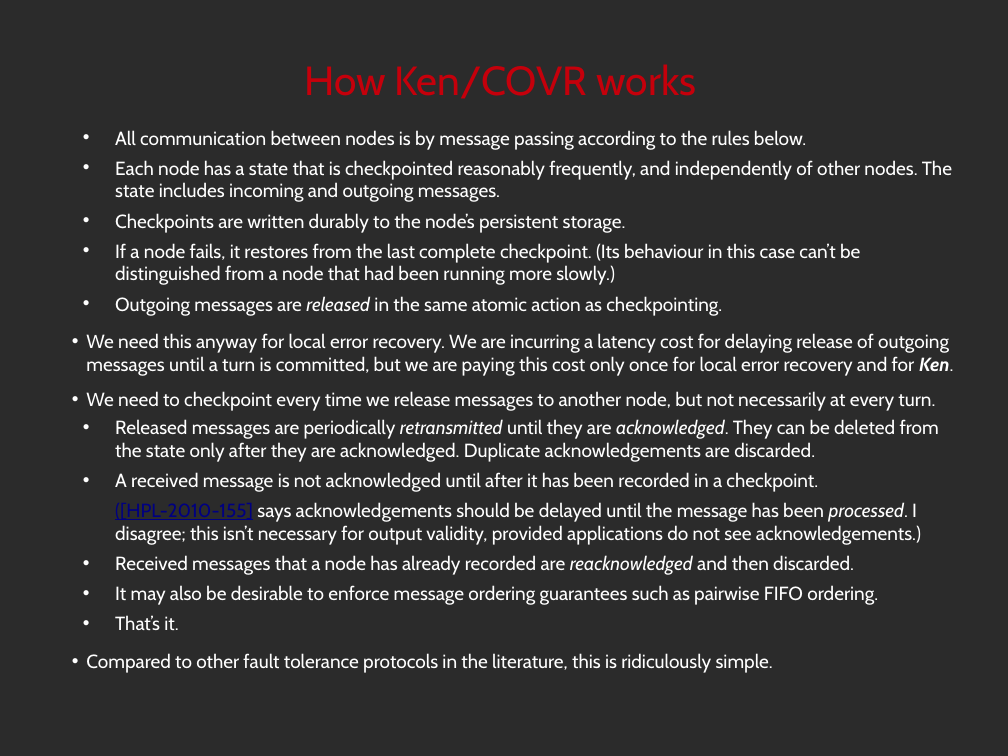
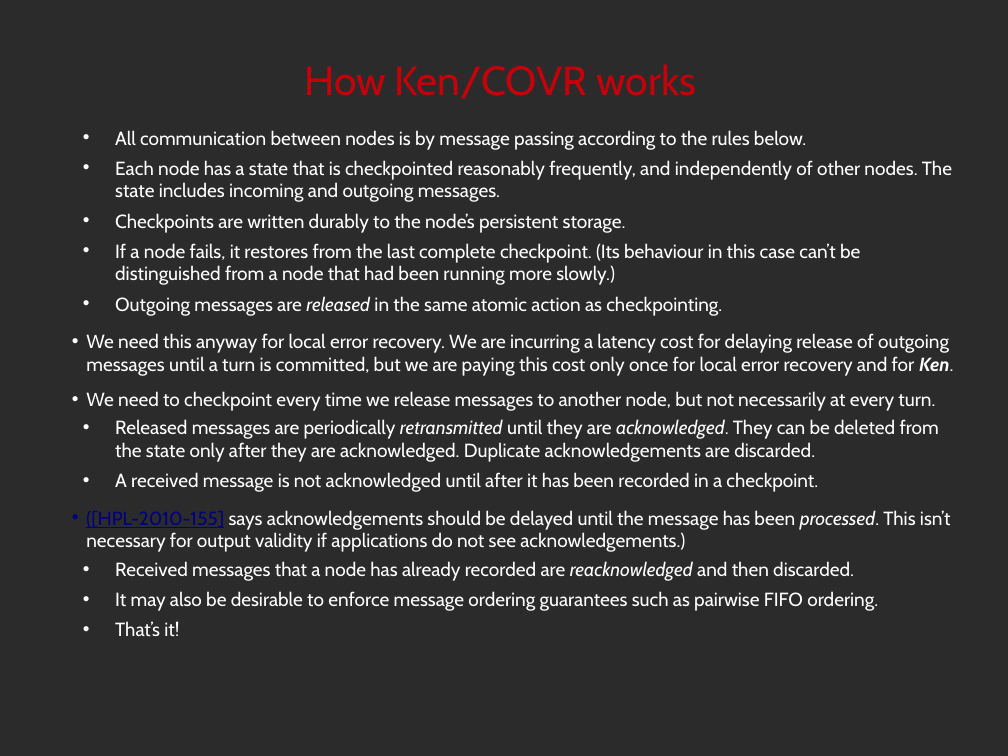
Before and after one commit to noether-lang/noether, a slide deck: slide 33 of doc/presentations/StrangeLoop2014/handling.odp (slide 37 before the commit). Drawn at 1008x756 pixels with LibreOffice and Linux fonts; fonts in the diff are those of the drawing; background and template pictures are left out; a plain dark background stands for a picture behind light text. Boxes give left, top, right and bottom in pixels: in the first picture for what was removed or moved away, otherwise in the second. Text is boxed around its words. In the diff, an @@ line names an element or a change of style, - is before the commit and + after.

```diff
--- a/doc/presentations/StrangeLoop2014/handling.odp
+++ b/doc/presentations/StrangeLoop2014/handling.odp
@@ text at [86, 510, 951, 552]: text changed @@
-([HPL-2010-155] says acknowledgements should be delayed until the message has been processed. I disagree; this isn’t necessary for output validity, provided applications do not see acknowledgements.)
+  • ([HPL-2010-155] says acknowledgements should be delayed until the message has been processed. This isn’t necessary for output validity if applications do not see acknowledgements.)
@@ text at [115, 621, 179, 636]: text changed @@
-• That’s it.
-  • Compared to other fault tolerance protocols in the literature, this is ridiculously simple.
+• That’s it!
```
Also in this commit, not shown: 25 other slides changed, 1 slide added, 6 slides removed, 3 other files.
